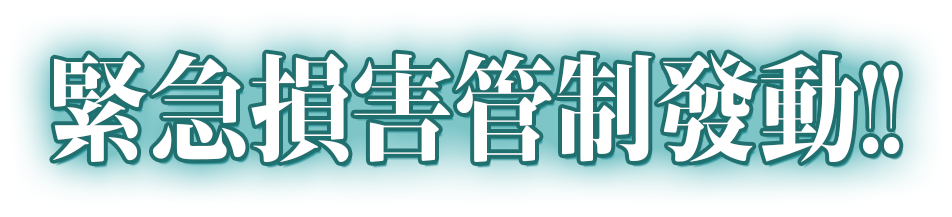
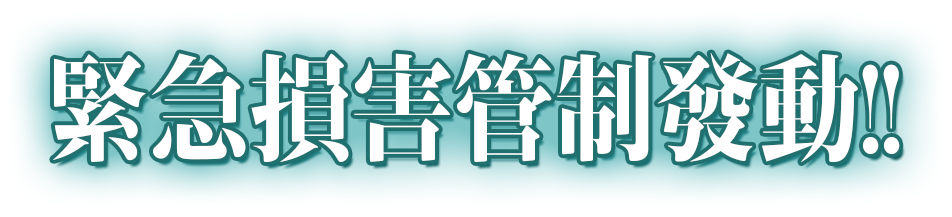
Layers edited between the first and the second 952 × 217 image:
pixels changed over [55, 59, 906, 170] (layer not identified)
